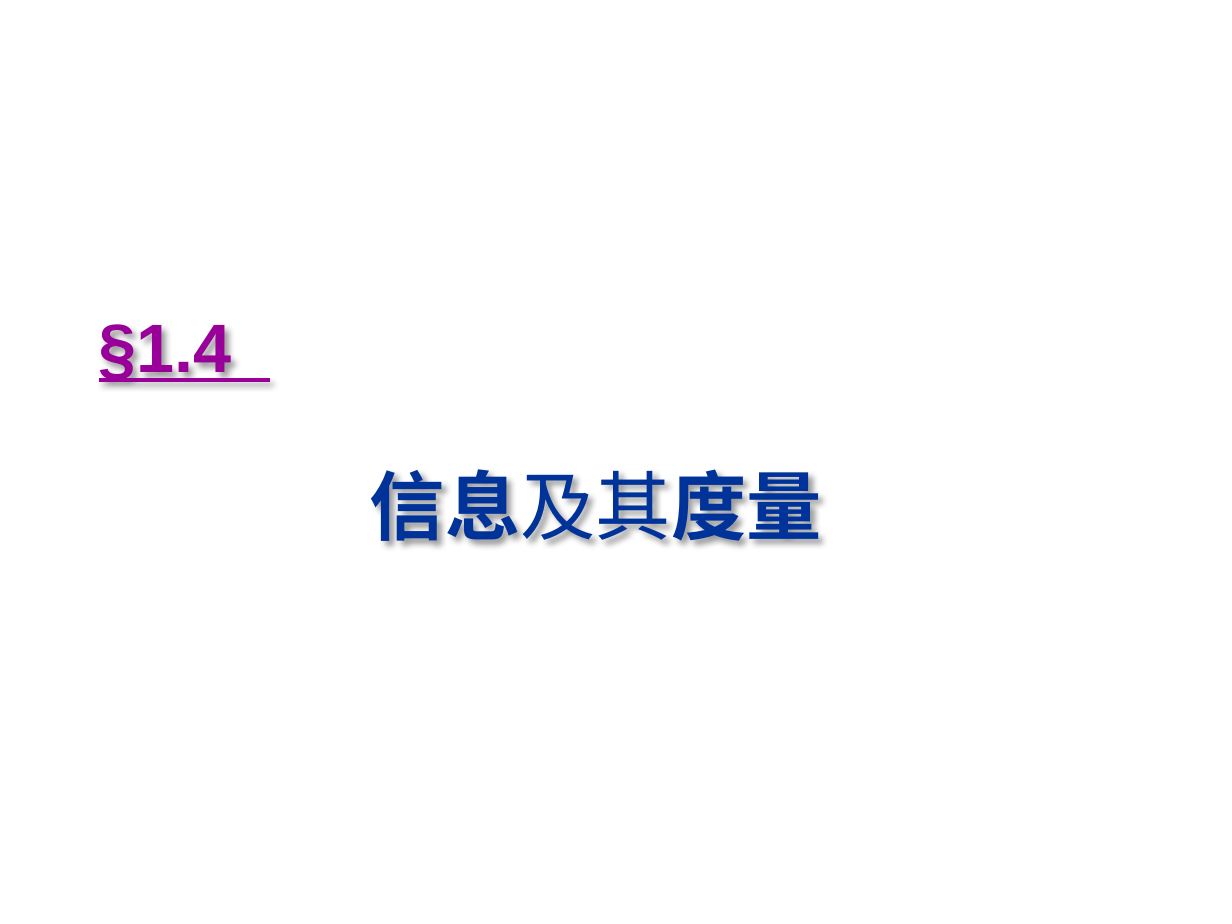
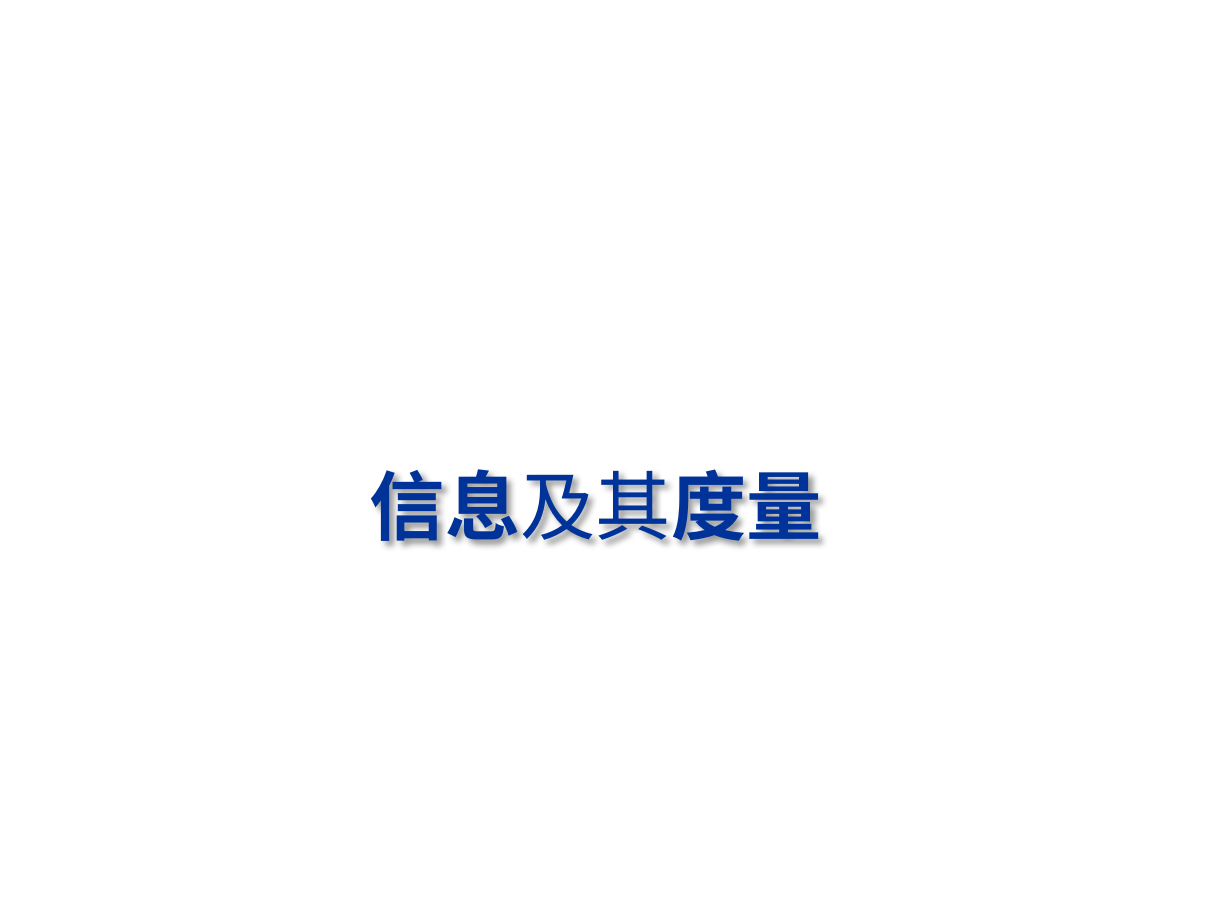
Before and after one commit to Happyday159/course-materials, a slide deck: slide 18 of files/lecture1a.pptx (slide 26 before the commit). Drawn at 1232x924 pixels with LibreOffice and Linux fonts; fonts in the diff are those of the drawing; background and template pictures are left out. Boxes give left, top, right and bottom in pixels: in the first picture for what was removed or moved away, otherwise in the second. Text is boxed around its words. In the diff, an @@ line names an element or a change of style, - is before the commit and + after.

```diff
--- a/files/lecture1a.pptx
+++ b/files/lecture1a.pptx
@@ text removed at <box>99,318,232,385</box> @@
-§1.4
```
Also in this commit, not shown: 11 other slides changed, 7 slides added, 15 slides removed, 2 other files.
